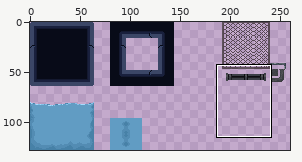
Sprite sheet, stored at Pixel art/Project Seven/tileset2.png. The first picture is a wide view before the edit; the outline marks the close-up.
Close-up. Before the commit:
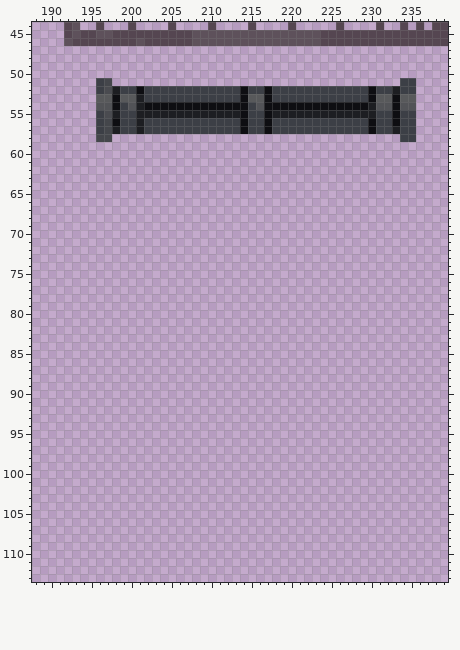
The file is 300x128 pixels. Colours within 5 levels of each other are drawn and written as one. Shown: x 188..239, y 44..113. The wide view leaves out empty margins.
After the commit:
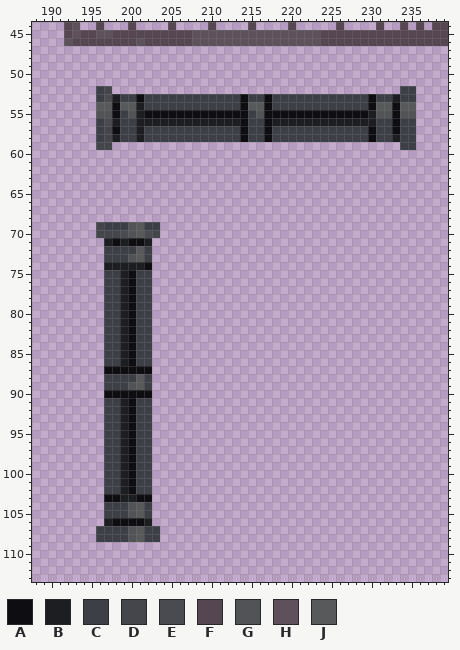
Palette (. is transparent): A #0e0e12  B #1d1e22  C #3c3f46  D #44464b  E #4a4b50  F #554651  G #525357  H #5e515b  J #58595b
Diff:
{"y":51,"x":196,"old":"CD","new":".."}
{"y":51,"x":234,"old":"CC","new":".."}
{"y":52,"x":197,"old":"EBCCACCCCCCCCCCCCACCACCCCCCCCCCCCACCB","new":"D...................................."}
{"y":53,"x":196,"old":"JJAJJB","new":"CEBCCA"}
{"y":53,"x":215,"old":"JJ","new":"CC"}
{"y":53,"x":231,"old":"JJAJJ","new":"CCBCC"}
{"y":54,"x":196,"old":"GG","new":"JJ"}
{"y":54,"x":199,"old":"CG","new":"JJ"}
{"y":54,"x":202,"old":"AAAAAAAAAAAA","new":"CCCCCCCCCCCC"}
{"y":54,"x":215,"old":"CG","new":"JJ"}
{"y":54,"x":218,"old":"AAAAAAAAAAAABGG","new":"CCCCCCCCCCCCAJJ"}
{"y":54,"x":234,"old":"GG","new":"JJ"}
{"y":55,"x":196,"old":"CEB","new":"GGA"}
{"y":55,"x":200,"old":"C","new":"G"}
{"y":55,"x":202,"old":"BBBBBBBBBBBB","new":"AAAAAAAAAAAA"}
{"y":55,"x":216,"old":"C","new":"G"}
{"y":55,"x":218,"old":"BBBBBBBBBBBB","new":"AAAAAAAAAAAA"}
{"y":55,"x":231,"old":"CC","new":"GG"}
{"y":55,"x":234,"old":"CC","new":"GG"}
{"y":56,"x":197,"old":"DA","new":"EB"}
{"y":56,"x":202,"old":"CCCCCCCCCCCC","new":"BBBBBBBBBBBB"}
{"y":56,"x":218,"old":"CCCCCCCCCCCCA","new":"BBBBBBBBBBBBB"}
{"y":57,"x":198,"old":"B","new":"A"}
{"y":57,"x":233,"old":"B","new":"A"}
{"y":58,"x":196,"old":"D","new":"C"}
{"y":58,"x":198,"old":"....................................","new":"BCCBCCCCCCCCCCCCACCACCCCCCCCCCCCACCB"}
{"y":59,"x":196,"old":"..","new":"DD"}
{"y":59,"x":234,"old":"..","new":"CC"}
{"y":69,"x":196,"old":"........","new":"DCCCGJCC"}
{"y":70,"x":196,"old":"........","new":"DDDEGJED"}
{"y":71,"x":197,"old":"......","new":"BABAAB"}
{"y":72,"x":197,"old":"......","new":"CCCCJC"}
{"y":73,"x":197,"old":"......","new":"CCCGJC"}
{"y":74,"x":197,"old":"......","new":"BBBBBA"}
{"y":75,"x":197,"old":"......","new":"CCBACC"}
{"y":76,"x":197,"old":"......","new":"CCBACC"}
{"y":77,"x":197,"old":"......","new":"CCBACC"}
{"y":78,"x":197,"old":"......","new":"CCBACC"}
{"y":79,"x":197,"old":"......","new":"CCBACC"}
{"y":80,"x":197,"old":"......","new":"CCBACC"}
{"y":81,"x":197,"old":"......","new":"CCBACC"}
{"y":82,"x":197,"old":"......","new":"CCBACC"}
{"y":83,"x":197,"old":"......","new":"CCBACC"}
{"y":84,"x":197,"old":"......","new":"CCBACC"}
{"y":85,"x":197,"old":"......","new":"CCBACC"}
{"y":86,"x":197,"old":"......","new":"CCBACC"}
{"y":87,"x":197,"old":"......","new":"AAAAAA"}
{"y":88,"x":197,"old":"......","new":"CCCCJC"}
{"y":89,"x":197,"old":"......","new":"CCCGJC"}
{"y":90,"x":197,"old":"......","new":"AAAAAA"}
{"y":91,"x":197,"old":"......","new":"CCBACC"}
{"y":92,"x":197,"old":"......","new":"CCBACC"}
{"y":93,"x":197,"old":"......","new":"CCBACC"}
{"y":94,"x":197,"old":"......","new":"CCBACC"}
{"y":95,"x":197,"old":"......","new":"CCBACC"}
{"y":96,"x":197,"old":"......","new":"CCBACC"}
{"y":97,"x":197,"old":"......","new":"CCBACC"}
{"y":98,"x":197,"old":"......","new":"CCBACC"}
{"y":99,"x":197,"old":"......","new":"CCBACC"}
{"y":100,"x":197,"old":"......","new":"CCBACC"}
{"y":101,"x":197,"old":"......","new":"CCBACC"}
{"y":102,"x":197,"old":"......","new":"CCBACC"}
{"y":103,"x":197,"old":"......","new":"AABBAA"}
{"y":104,"x":197,"old":"......","new":"CCCGJC"}
{"y":105,"x":197,"old":"......","new":"CCCGJC"}
{"y":106,"x":197,"old":"......","new":"BAAAAB"}
{"y":107,"x":196,"old":"........","new":"CCCCGJCC"}
{"y":108,"x":196,"old":"........","new":"CCCCGJCC"}
